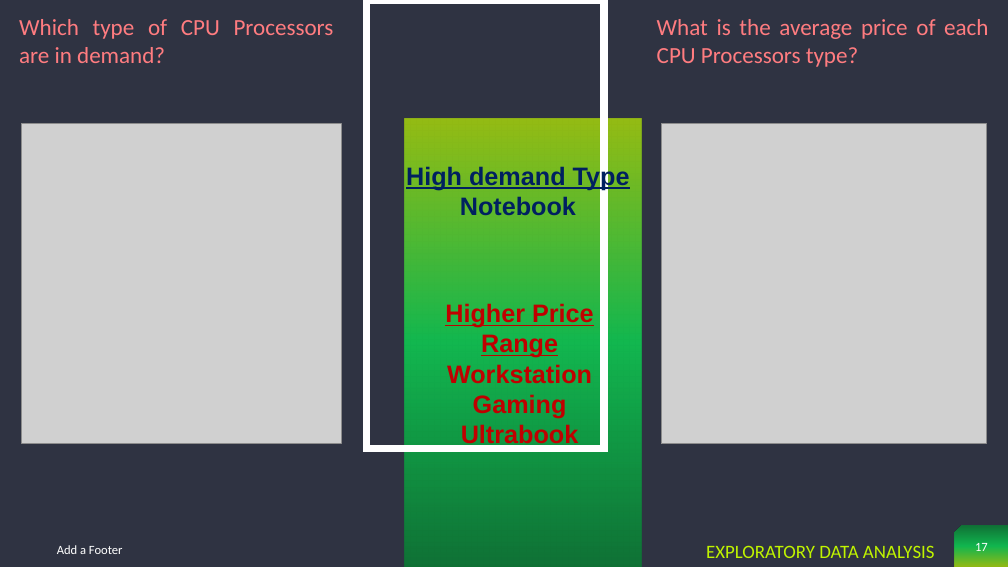
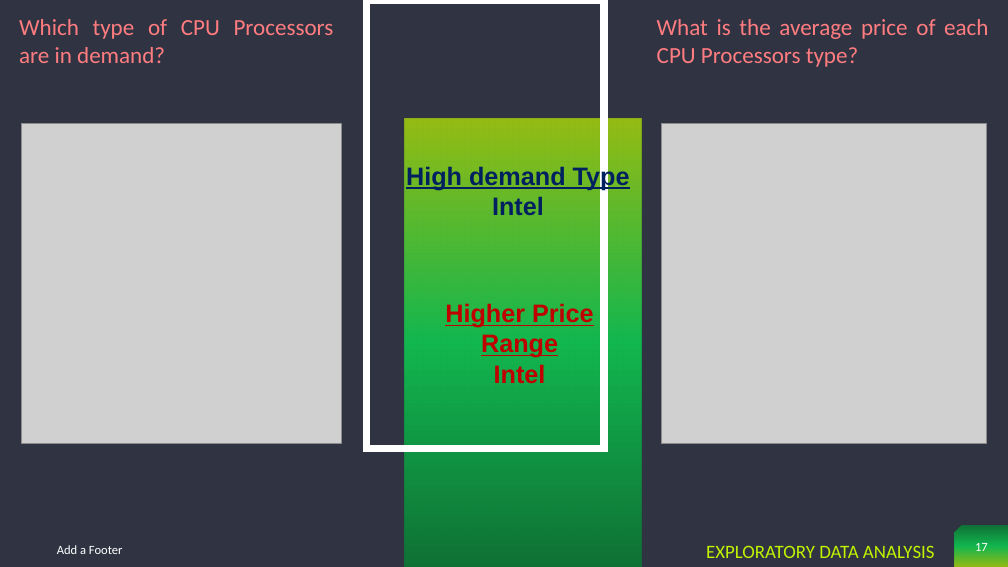
Before and after one commit to PassionateDataScientist/Laptop_price_capstone2, a slide deck: slide 17 of Laptop Price Prediction.pptx. Drawn at 1008x567 pixels with LibreOffice and Linux fonts; fonts in the diff are those of the drawing; grey boxes stand for pictures. Boxes give left, top, right and bottom in pixels: in the first picture for what was removed or moved away, otherwise in the second. Text is boxed around its words. In the diff, an @@ line names an element or a change of style, - is before the commit and + after.

```diff
--- a/Laptop Price Prediction.pptx
+++ b/Laptop Price Prediction.pptx
@@ text at box(492, 197, 544, 215): text changed @@
-Notebook
+Intel
@@ text at box(494, 364, 546, 383): text changed @@
-Workstation
-Gaming
-Ultrabook
+Intel
```
Also in this commit, not shown: 10 other slides changed, 4 other files.
